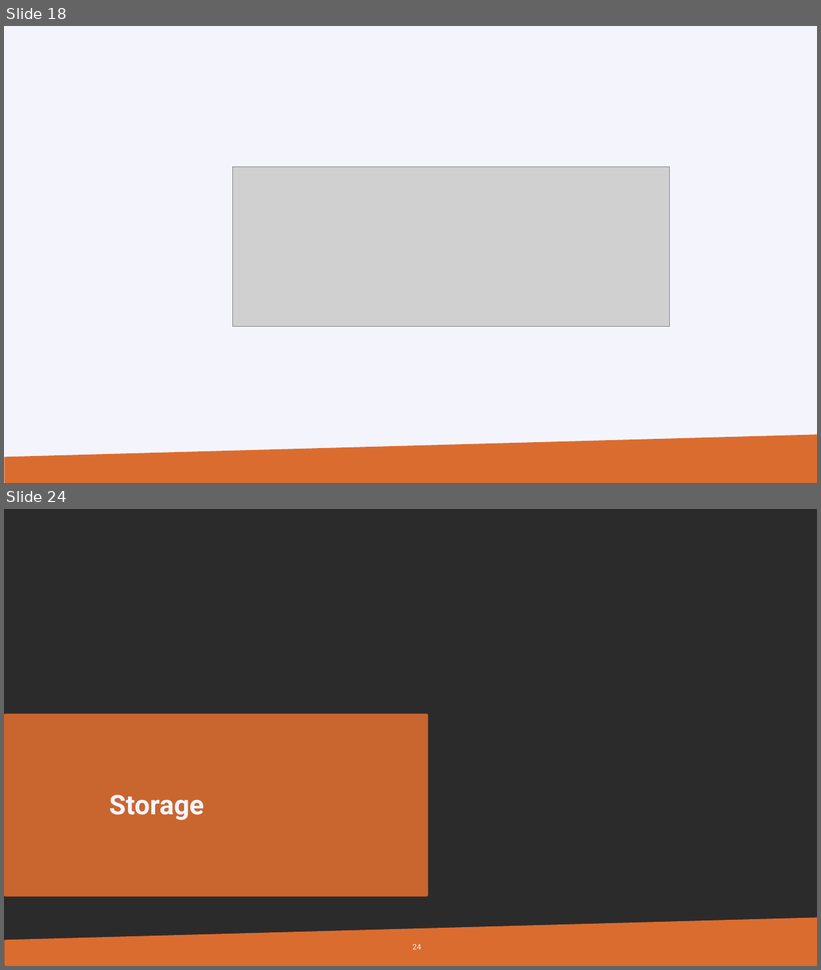
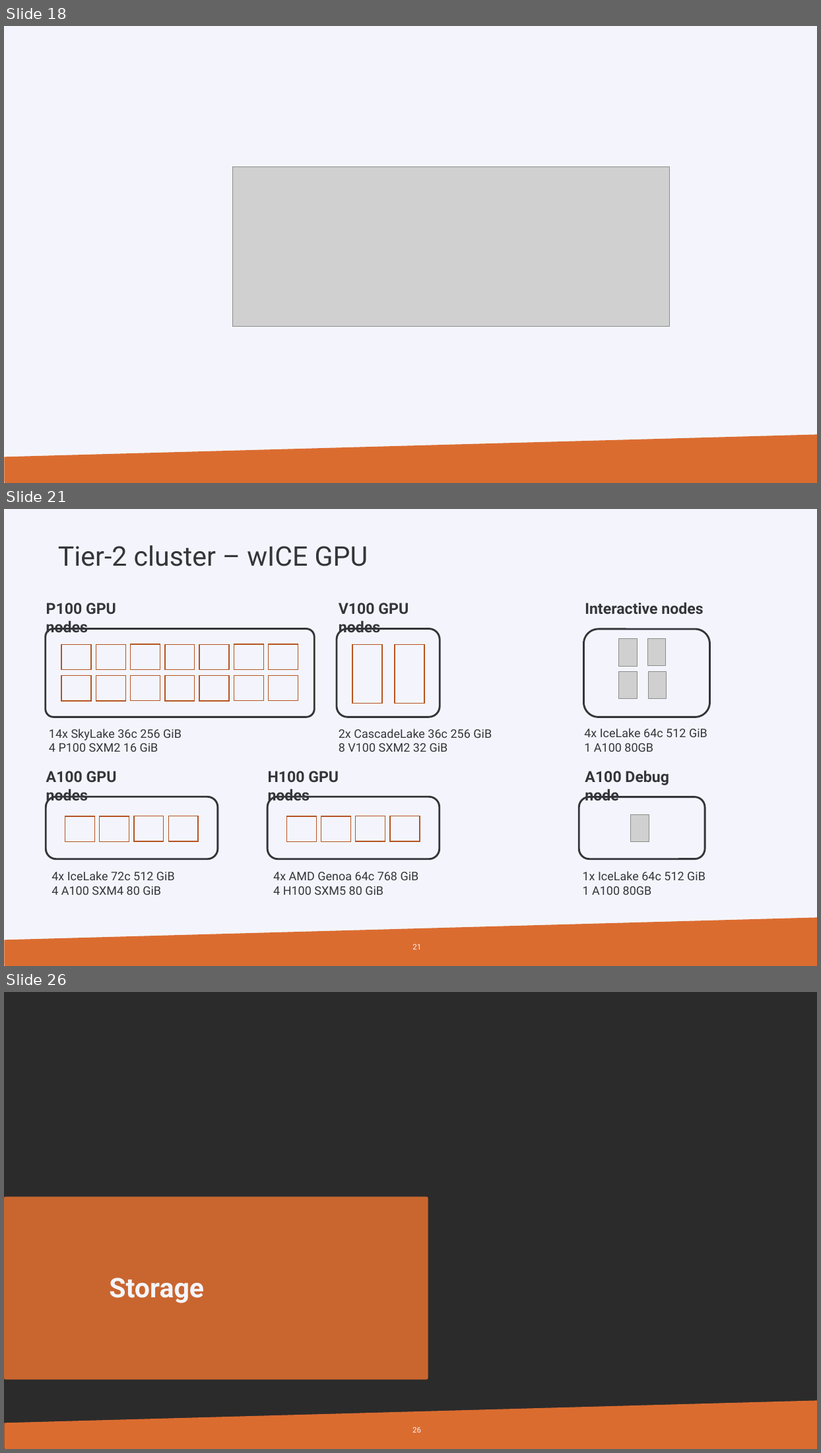
Before and after one commit to hpcleuven/HPC-intro, a slide deck: HPCintro.pptx. Shown one above the other, each under a label of ours: slides 18 and 24 before the commit, slides 18, 21 and 26 after it; the slides between them are not shown. The pictures are 821x970 and 821x1453 pixels, drawn with LibreOffice and Linux fonts; fonts in the diff are those of the drawing; grey boxes stand for pictures; background and template pictures are left out; a plain dark background stands for a picture behind light text. Boxes give left, top, right and bottom in pixels: in the first picture for what was removed or moved away, otherwise in the second. Text is boxed around its words. In the diff, an @@ line names an element or a change of style, - is before the commit and + after.

```diff
--- a/HPCintro.pptx
+++ b/HPCintro.pptx
@@ slide 21 added at [4,509,817,966], background #F4F5FC; not listed: 1 template element that a slide beside it also shows @@
@@ text added at [58,545,368,566], 32 pt, text #333639 @@
+Tier-2 cluster – wICE GPU
@@ group added at [337,603,492,752]: 2 texts, 2 rectangles, 1 rounded rectangle @@
+V100 GPU nodes
+2x CascadeLake 36c 256 GiB
+8 V100 SXM2 32 GiB
@@ group added at [46,603,314,752]: 14 rectangles, 2 texts, 1 rounded rectangle @@
+P100 GPU nodes
+14x SkyLake 36c 256 GiB
+4 P100 SXM2 16 GiB
@@ group added at [584,602,710,752]: 4 pictures, 2 texts, 1 rounded rectangle @@
+Interactive nodes
+4x IceLake 64c 512 GiB
+1 A100 80GB
@@ group added at [46,771,217,895]: 4 rectangles, 2 texts, 1 rounded rectangle @@
+A100 GPU nodes
+4x IceLake 72c 512 GiB
+4 A100 SXM4 80 GiB
@@ group added at [267,771,440,895]: 4 rectangles, 2 texts, 1 rounded rectangle @@
+H100 GPU nodes
+4x AMD Genoa 64c 768 GiB
+4 H100 SXM5 80 GiB
@@ group added at [580,770,706,895]: 2 texts, 1 rounded rectangle, 1 picture @@
+A100 Debug node
+1x IceLake 64c 512 GiB
+1 A100 80GB
@@ page number added at [413,944,421,950], 9 pt, text #F4F5FC @@
+21
@@ what was slide 24 is now slide 26 @@
@@ page number at [413,1427,421,1433]: text changed @@
-24
+26
```
Also in this commit, not shown: 20 slides changed, 4 other slides added, 3 slides removed, 1 other file.
